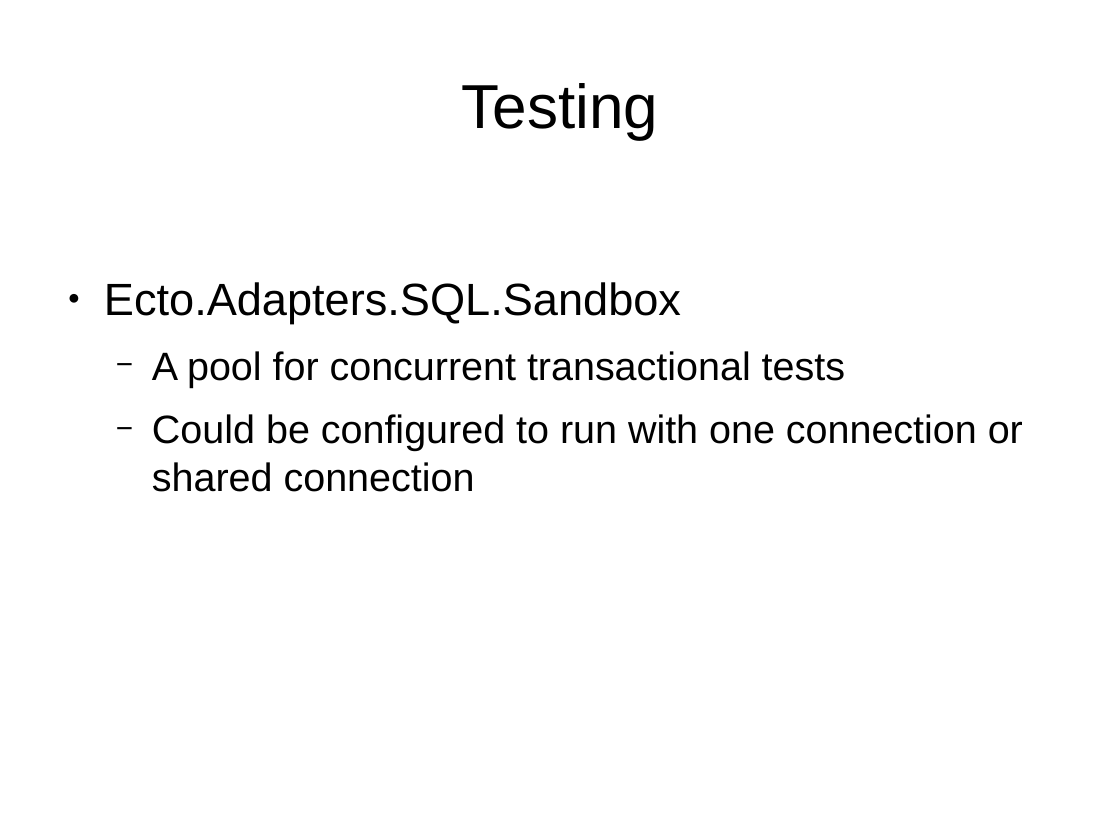
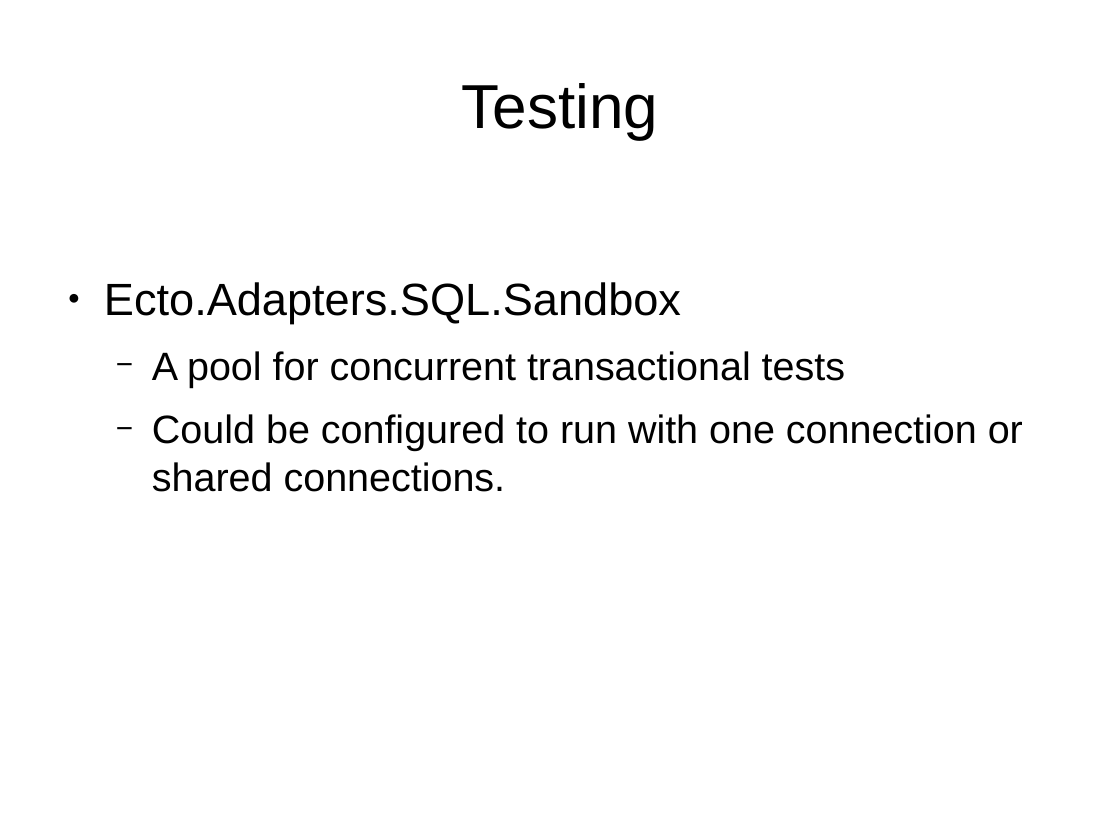
Before and after one commit to ramortegui/talks, a slide deck: slide 19 of odps/ecto.odp (slide 18 before the commit). Drawn at 1120x840 pixels with LibreOffice and Linux fonts; fonts in the diff are those of the drawing. Boxes give left, top, right and bottom in pixels: in the first picture for what was removed or moved away, otherwise in the second. Text is boxed around its words. In the diff, an @@ line names an element or a change of style, - is before the commit and + after.

```diff
--- a/odps/ecto.odp
+++ b/odps/ecto.odp
@@ text at <box>152,414,1023,492</box>: text changed @@
-  − Could be configured to run with one connection or shared connection
+  − Could be configured to run with one connection or shared connections.
```
Also in this commit, not shown: 4 other slides changed, 2 slides added.
